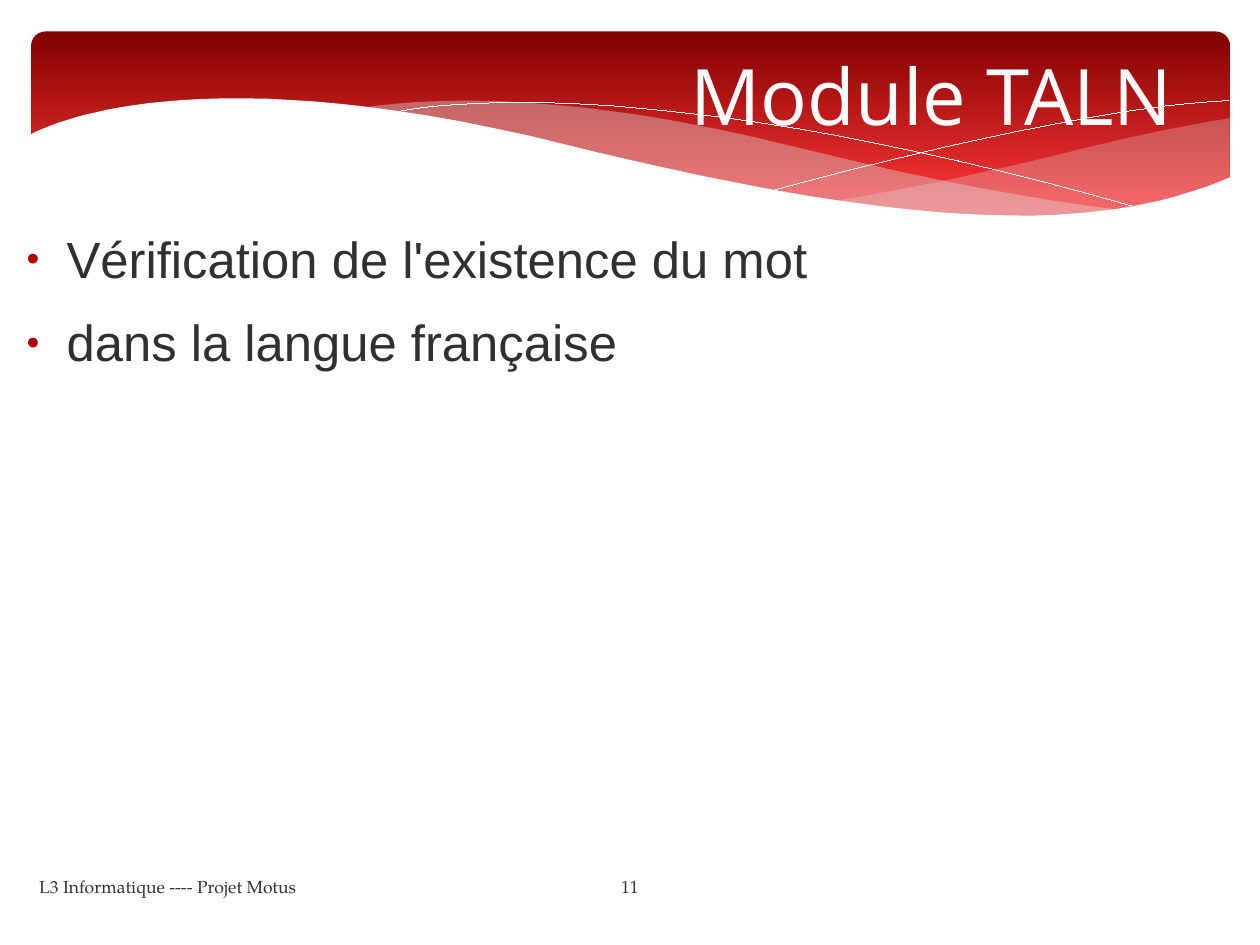
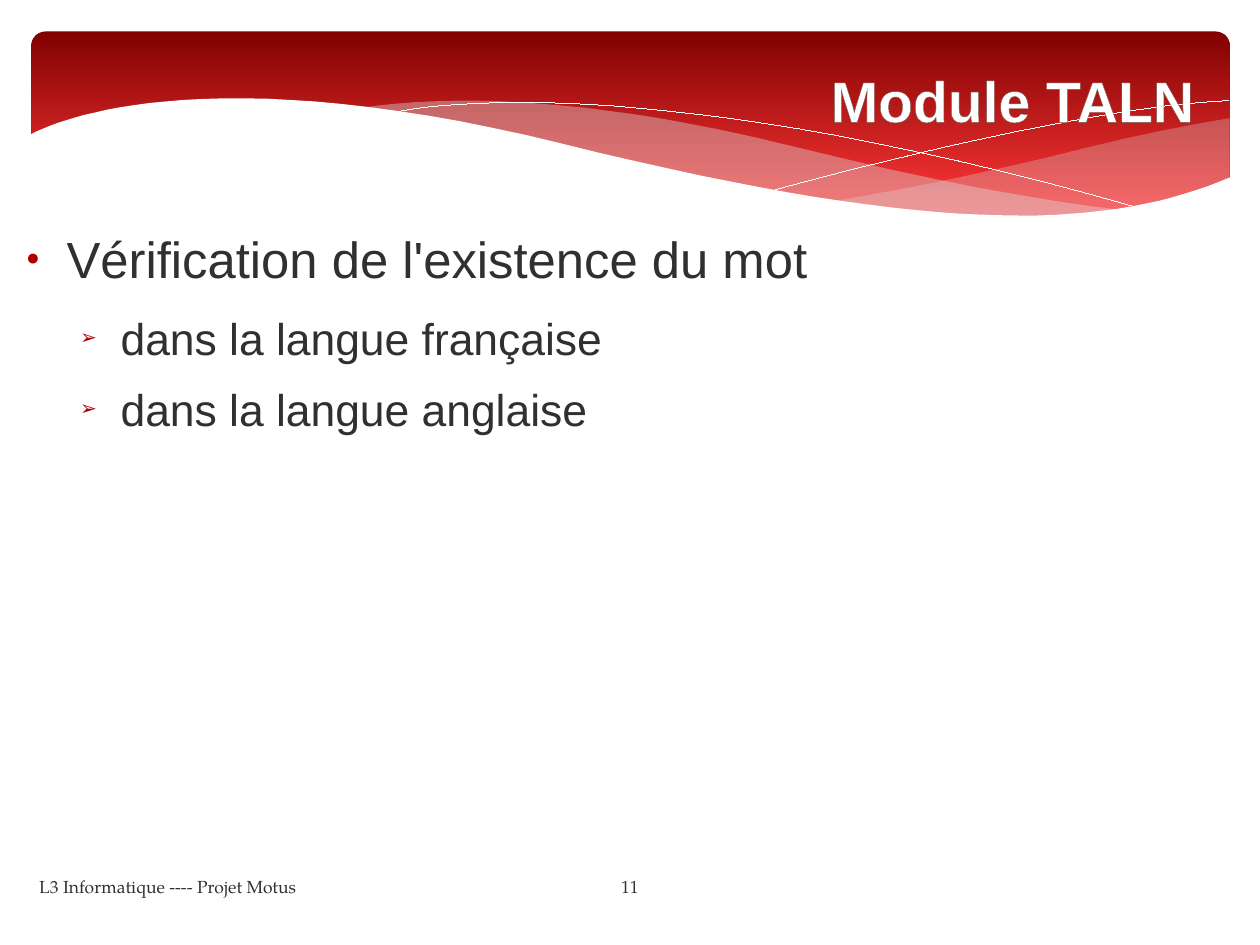
Before and after one commit to Yamihoshi/Projet-L3, a slide deck: slide 11 of powerpoint.pptx. Drawn at 1260x945 pixels with LibreOffice and Linux fonts; fonts in the diff are those of the drawing. Boxes give left, top, right and bottom in pixels: in the first picture for what was removed or moved away, otherwise in the second. Text is boxed around its words. In the diff, an @@ line names an element or a change of style, - is before the commit and + after.

```diff
--- a/powerpoint.pptx
+++ b/powerpoint.pptx
@@ title "Module TALN": place and size @@
-title "Module TALN" at [691,52,1172,145]
+title "Module TALN" at [831,81,1194,133]
@@ title "Module TALN" at [831,81,1194,133]: size 49 to 36 pt, font Open Sans to Arial, letter outline none to #726056 0.52 pt, bold on @@
@@ text at [121,322,602,364]: size 32 to 28 pt in "dans la langue française"; bullet ● to ➢; list level 1 to 2 in "dans la langue française" @@
@@ text at [121,393,587,435]: paragraph added @@
+  ➢ dans la langue anglaise
```
Also in this commit, not shown: 11 other slides changed, 1 slide added, 1 slide removed, 1 other file.
